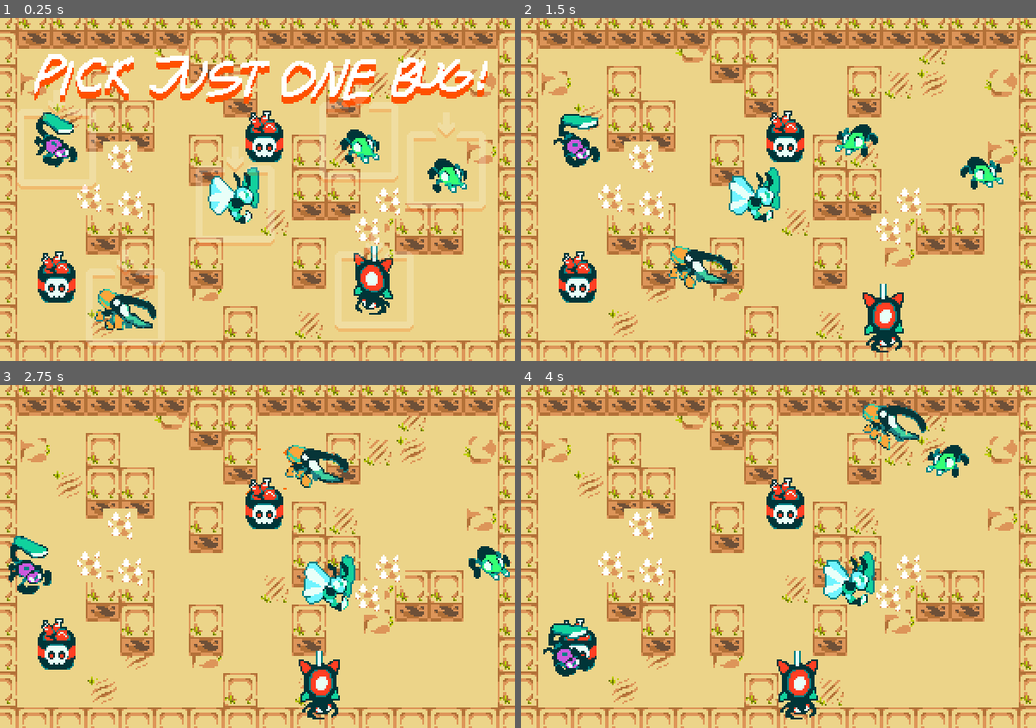
Above: before the commit, frames 1-4 (two rows, left to right).
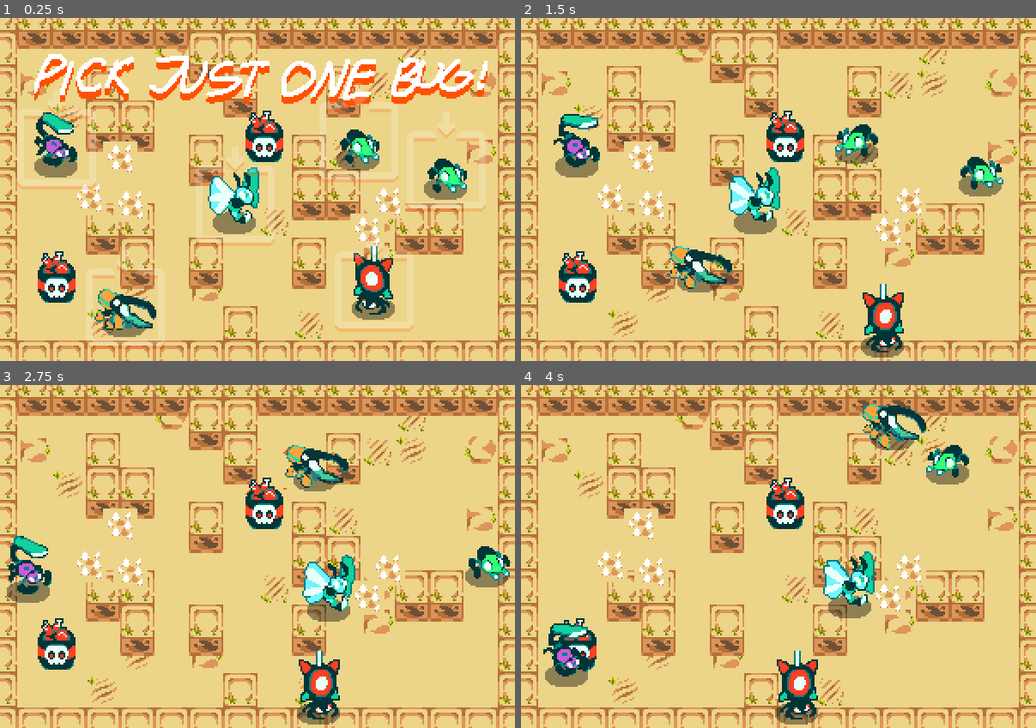
Above: after the commit, the same moments.

Repository: downloadjpg/BotsUnderGreatStrife
Game: Godot game, scene res://levels/Level10.tscn
Two runs of this game, one before a commit and one after it. Both use one fixed random seed, a clock stepped at 60 frames per second and the inputs below. This scene is started directly instead of the project's main scene.
Inputs (mouse positions are in pixels of both pictures, inside the frame that each line leads up to):
- Up to frame 1 (0.25 s): no input
- Up to frame 2 (1.5 s): move the mouse to (881, 141) at 0.52 s; press the mouse at (881, 141) at 0.53 s; hold D (move_right) 0.53-1.28 s; move the mouse to (675, 206) at 1.27 s; release the mouse at (675, 206) at 1.28 s; hold S (move_down) from 1.28 s (still down); click (675, 206) at 1.35 s
- Up to frame 3 (2.75 s): move the mouse to (309, 481) at 2.02 s; release S (move_down) at 2.03 s; press the mouse at (309, 481) at 2.03 s; hold D (move_right) from 2.03 s (still down)
- Up to frame 4 (4 s): move the mouse to (752, 625) at 2.77 s; release D (move_right) at 2.78 s; release the mouse at (752, 625) at 2.78 s; hold W (move_up) 2.78-3.53 s; click (752, 625) at 2.85 s; move the mouse to (933, 607) at 3.52 s; press the mouse at (933, 607) at 3.53 s; hold A (move_left) from 3.53 s (still down)

The runs differ from the first frame. In frame 1, 1.7% of the frame differs, in the area x 6-91%, y 38-93%; in frame 2, 1.7%, in the area x 6-94%, y 36-99%; in frame 3, 1.4%; in frame 4, 1.4%.
Error in both runs: Invalid get index 'current_scene' (on base: 'Node2D'). (res://bugs/TurretBug/TurretBug.gd:26)

Commit message:
shadows + spider nerf

Diff:
--- a/bugs/BeetleBug/BeetleBug.tscn
+++ b/bugs/BeetleBug/BeetleBug.tscn
@@ -8,6 +8,7 @@
 [ext_resource path="res://bugs/PlayerBrain.gd" type="Script" id=6]
 [ext_resource path="res://bugs/components/BugSounds.tscn" type="PackedScene" id=7]
 [ext_resource path="res://bugs/BeetleBug/BeetleBugBrain.gd" type="Script" id=8]
+[ext_resource path="res://bugs/Shadow.tscn" type="PackedScene" id=9]
 
 [sub_resource type="RectangleShape2D" id=6]
 extents = Vector2( 6, 4 )
@@ -126,6 +127,8 @@
 playerBrain = ExtResource( 6 )
 charge_speed = 120.0
 
+[node name="Shadow" parent="." instance=ExtResource( 9 )]
+
 [node name="Sprite" type="Sprite" parent="."]
 texture = ExtResource( 2 )
 hframes = 4
--- a/bugs/FastBug/FastBug.tscn
+++ b/bugs/FastBug/FastBug.tscn
@@ -7,6 +7,7 @@
 [ext_resource path="res://bugs/FastBug/FastBugBrain.gd" type="Script" id=5]
 [ext_resource path="res://bugs/PlayerBrain.gd" type="Script" id=6]
 [ext_resource path="res://bugs/components/BugSounds.tscn" type="PackedScene" id=7]
+[ext_resource path="res://bugs/Shadow.tscn" type="PackedScene" id=8]
 
 [sub_resource type="RectangleShape2D" id=6]
 extents = Vector2( 6, 4 )
@@ -98,6 +99,8 @@
 playerBrain = ExtResource( 6 )
 range_offset = 31
 
+[node name="Shadow" parent="." instance=ExtResource( 8 )]
+
 [node name="Sprite" type="Sprite" parent="."]
 texture = ExtResource( 2 )
 hframes = 4
--- a/bugs/FlyerBug/FlyerBug.tscn
+++ b/bugs/FlyerBug/FlyerBug.tscn
@@ -7,6 +7,7 @@
 [ext_resource path="res://bugs/FlyerBug/FlyerBug.gd" type="Script" id=5]
 [ext_resource path="res://assets/bug_blue-Sheet.png" type="Texture" id=6]
 [ext_resource path="res://bugs/components/BugSounds.tscn" type="PackedScene" id=7]
+[ext_resource path="res://bugs/Shadow.tscn" type="PackedScene" id=8]
 
 [sub_resource type="RectangleShape2D" id=1]
 extents = Vector2( 6, 4 )
@@ -98,6 +99,8 @@
 bullet_spawn_speed = 60
 bullet_fire_delay = 1.0
 
+[node name="Shadow" parent="." instance=ExtResource( 8 )]
+
 [node name="Brain" type="Node" parent="."]
 
 [node name="Sprite" type="Sprite" parent="."]
--- a/bugs/LaserBug/LaserBug.tscn
+++ b/bugs/LaserBug/LaserBug.tscn
@@ -7,6 +7,7 @@
 [ext_resource path="res://bugs/LaserBug/LaserBug.gd" type="Script" id=5]
 [ext_resource path="res://assets/bug_purple.png" type="Texture" id=6]
 [ext_resource path="res://bugs/components/BugSounds.tscn" type="PackedScene" id=7]
+[ext_resource path="res://bugs/Shadow.tscn" type="PackedScene" id=8]
 
 [sub_resource type="RectangleShape2D" id=6]
 extents = Vector2( 6, 4 )
@@ -95,6 +96,8 @@
 defaultBrain = ExtResource( 4 )
 playerBrain = ExtResource( 3 )
 
+[node name="Shadow" parent="." instance=ExtResource( 8 )]
+
 [node name="Brain" type="Node" parent="."]
 
 [node name="Sprite" type="Sprite" parent="."]
--- /dev/null
+++ b/bugs/PlayerIndicator.tscn
@@ -0,0 +1,3 @@
+[gd_scene format=2]
+
+[node name="PlayerIndicator" type="Sprite"]
--- /dev/null
+++ b/bugs/Shadow.tscn
@@ -0,0 +1,7 @@
+[gd_scene load_steps=2 format=2]
+
+[ext_resource path="res://bugs/shadow.png" type="Texture" id=1]
+
+[node name="Shadow" type="Sprite"]
+texture = ExtResource( 1 )
+offset = Vector2( 0, 8 )
--- a/bugs/TurretBug/TurretBug.tscn
+++ b/bugs/TurretBug/TurretBug.tscn
@@ -7,6 +7,7 @@
 [ext_resource path="res://bugs/TurretBug/turretBug.bmp" type="Texture" id=5]
 [ext_resource path="res://bugs/TurretBug/TurretPlayerBrain.gd" type="Script" id=6]
 [ext_resource path="res://bugs/TurretBug/TurretBugBrain.gd" type="Script" id=7]
+[ext_resource path="res://bugs/Shadow.tscn" type="PackedScene" id=8]
 
 [sub_resource type="RectangleShape2D" id=6]
 extents = Vector2( 6, 4 )
@@ -98,6 +99,8 @@
 fire_cooldown = 2.0
 bullet_speed = 80
 
+[node name="Shadow" parent="." instance=ExtResource( 8 )]
+
 [node name="Sprite" type="Sprite" parent="."]
 position = Vector2( 0, -8 )
 texture = ExtResource( 5 )
--- a/bugs/bouncingBullets/BouncingBullet.gd
+++ b/bugs/bouncingBullets/BouncingBullet.gd
@@ -1,9 +1,9 @@
 extends KinematicBody2D
 
-var max_collisions = 4
+export var damage = 1
+export var max_collisions = 4
 
 var velocity = Vector2.ZERO
-var damage = 2
 
 var count_collisions = 0
 
--- a/bugs/bouncingBullets/BouncingBullet.tscn
+++ b/bugs/bouncingBullets/BouncingBullet.tscn
@@ -29,6 +29,7 @@
 
 [node name="Sprite" type="AnimatedSprite" parent="."]
 frames = SubResource( 3 )
+frame = 1
 playing = true
 
 [node name="Hitbox" parent="." instance=ExtResource( 1 )]
--- a/menu/Explosion.tscn
+++ b/menu/Explosion.tscn
@@ -43,6 +43,7 @@
 [node name="Explosion" type="AnimatedSprite"]
 scale = Vector2( 1.5, 1.5 )
 frames = SubResource( 7 )
+frame = 1
 playing = true
 script = ExtResource( 2 )
 
Not shown: 1 places in bugs/BeetleBug/BeetleBug.tscn that only renumber resources
Not shown: 1 places in bugs/FastBug/FastBug.tscn that only renumber resources
Not shown: 1 places in bugs/FlyerBug/FlyerBug.tscn that only renumber resources
Not shown: 1 places in bugs/LaserBug/LaserBug.tscn that only renumber resources
Not shown: 1 places in bugs/TurretBug/TurretBug.tscn that only renumber resources
Binary file added: bugs/shadow.png
Not shown, added: bugs/shadow.png.import
